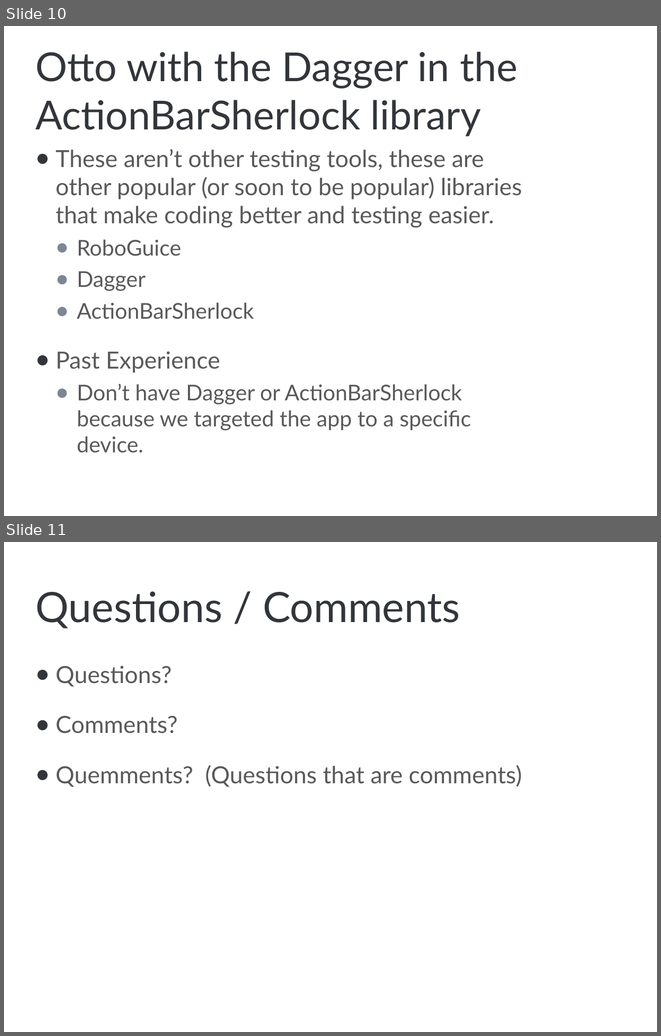
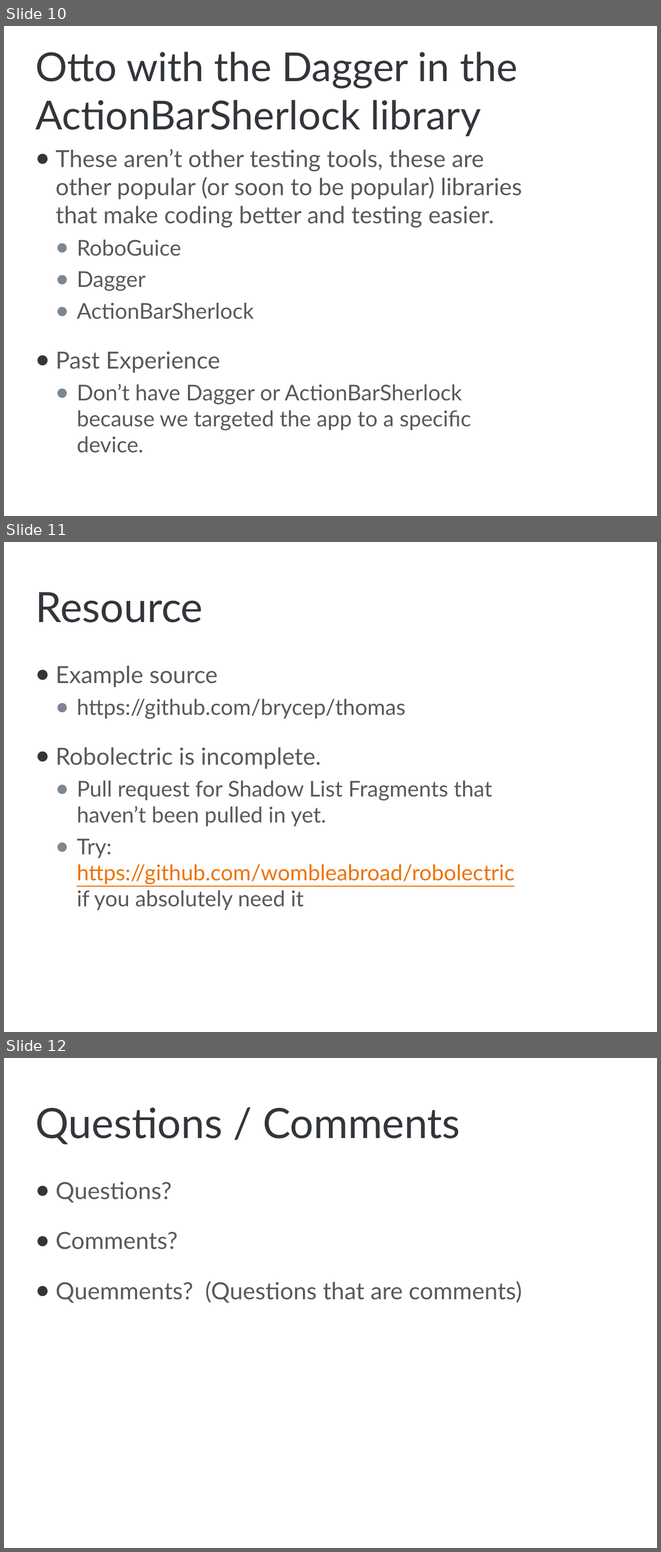
Before and after one commit to brycep/thomas, a slide deck: thomas-android/src/main/presentations/Unit Testing.pptx. Shown one above the other, each under a label of ours: slides 10 and 11 before the commit, slides 10, 11 and 12 after it. The pictures are 661x1036 and 661x1552 pixels, drawn with LibreOffice and Linux fonts; fonts in the diff are those of the drawing; background and template pictures are left out. Boxes give left, top, right and bottom in pixels: in the first picture for what was removed or moved away, otherwise in the second. Text is boxed around its words. In the diff, an @@ line names an element or a change of style, - is before the commit and + after.

```diff
--- a/thomas-android/src/main/presentations/Unit Testing.pptx
+++ b/thomas-android/src/main/presentations/Unit Testing.pptx
@@ slide 11 added at [4,542,657,1032], background picture (left out) @@
@@ title added at [35,592,203,623], 46 pt, text #32363B @@
+Resource
@@ text added at [55,665,514,910], 24 pt, text #595959 @@
+● Example source
+  ● https://github.com/brycep/thomas
+● Robolectric is incomplete.
+  ● Pull request for Shadow List Fragments that haven’t been pulled in yet.
+  ● Try: https://github.com/wombleabroad/robolectric if you absolutely need it
@@ what was slide 11 is now slide 12 @@
```
Also in this commit, not shown: 3 slides changed, 2 other files.
